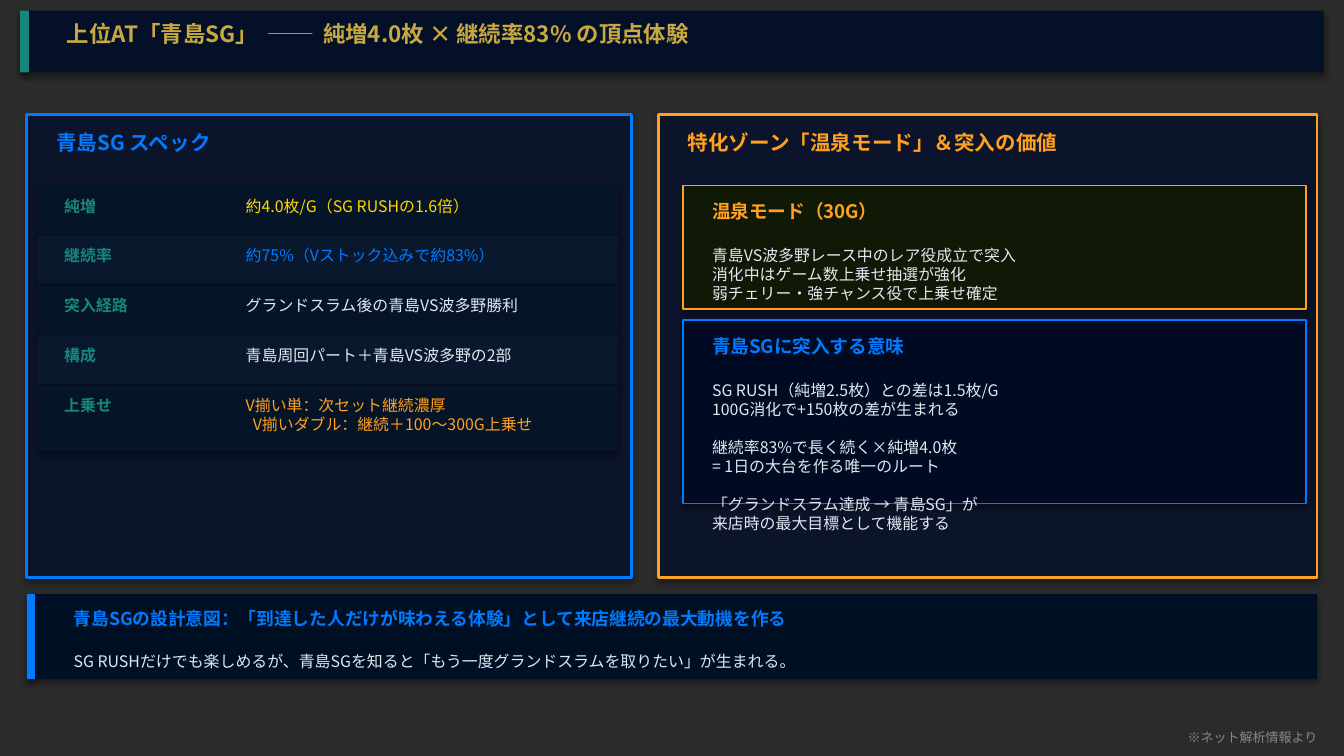
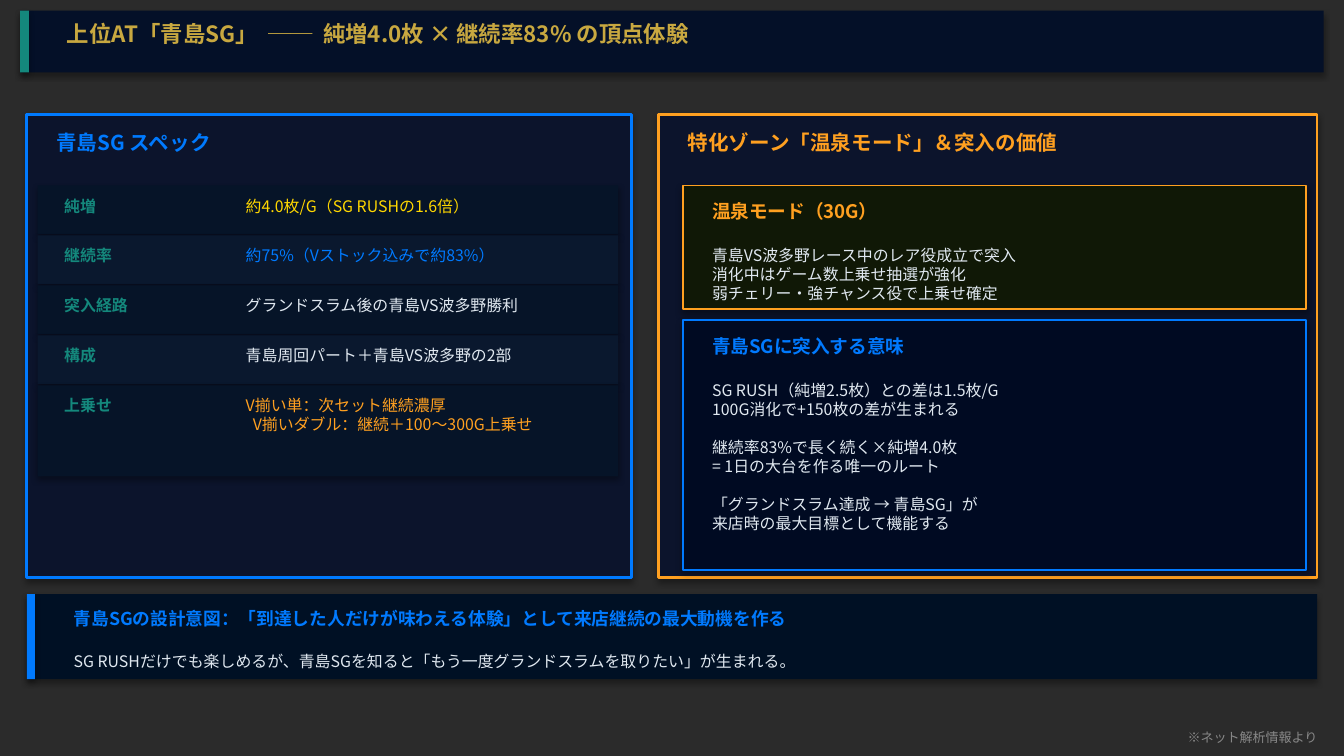
Before and after one commit to hkadoya-eng/slocri, a slide deck: slide 7 of proposals/機種分析/モンキーターンV/monkeyturn_guide_v2.pptx. Drawn at 1344x756 pixels with LibreOffice and Linux fonts; fonts in the diff are those of the drawing; background and template pictures are left out; a plain dark background stands for a picture behind light text. Boxes give left, top, right and bottom in pixels: in the first picture for what was removed or moved away, otherwise in the second. Text is boxed around its words. In the diff, an @@ line names an element or a change of style, - is before the commit and + after.

```diff
--- a/proposals/機種分析/モンキーターンV/monkeyturn_guide_v2.pptx
+++ b/proposals/機種分析/モンキーターンV/monkeyturn_guide_v2.pptx
@@ rectangle: place and size @@
-rectangle at [683,320,1306,504]
+rectangle at [683,320,1306,570]
```
Also in this commit, not shown: 4 other slides changed, 1 other file.
